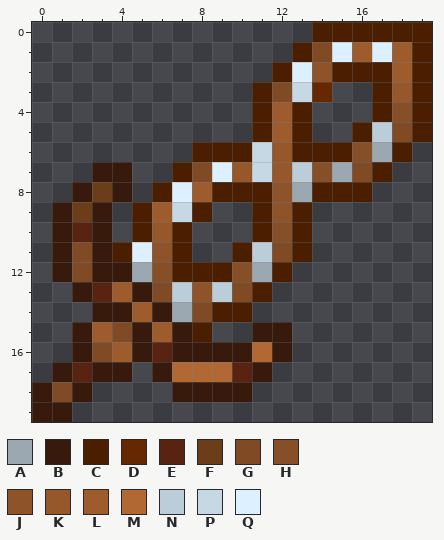
Two states of a pixel-art sprite, CookieMod/Items/Weapons/Sweetnir.png. The picture above is the old version.
The file is 40x40 pixels, drawn in blocks of 2x2; one block is one cell here. Colours within 5 levels of each other are drawn and written as one.
Palette (. is transparent): A #9ba8b2  B #381a0c  C #4c1e00  D #662800  E #592311  F #6b3d19  G #7f4a24  H #874f27  J #8e5329  K #96582b  L #9e5c2d  M #b26833  N #bccdda  P #c7d8e5  Q #ddf0ff
After:
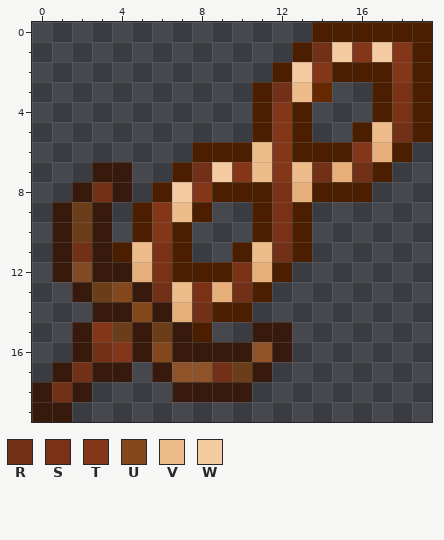
Colours new in this view: R #723016  S #7a3115  T #833618  U #84481d  V #eebc8b  W #f5cba1
Changes in this commit:
colour A: #9ba8b2 -> #e7b07b
y 1: x 14..18 GQLQL -> RWTWT
y 2: x 13..14 QJ -> WT; x 18 L -> T
y 3: x 12..13 GP -> RV; x 18 K -> S
y 4: x 12 L -> T; x 18 H -> S
y 5: x 12 L -> T; x 17..18 NG -> VR
y 6: x 11..12 PK -> VT; x 16 H -> T
y 7: x 8..14 GQKPKNH -> RWTVTVR; x 16 G -> R
y 8: x 3 F -> R; x 7..8 QL -> WT; x 12 J -> S
y 9: x 6..7 LP -> TV; x 12 J -> S
y 10: x 2 E -> F; x 6 K -> T; x 12 H -> S
y 11: x 2 G -> R; x 5..6 QJ -> VS; x 11..12 NG -> VR
y 12: x 6 H -> S; x 10 H -> S
y 13: x 3..4 EL -> FU; x 6..10 GNJNG -> RVSAR
y 14: x 5 L -> U; x 8 G -> R
y 15: x 3..4 LG -> TF; x 6 L -> F
y 16: x 3..4 GL -> RT; x 6 E -> U; x 11 M -> J
y 17: x 2 E -> R; x 7..10 MMME -> JJRF
y 18: x 1 G -> R
Boxes around the changes in both pictures, in picture pixels (x1, y1, x2, y2):
changed: (52, 42, 412, 402)
